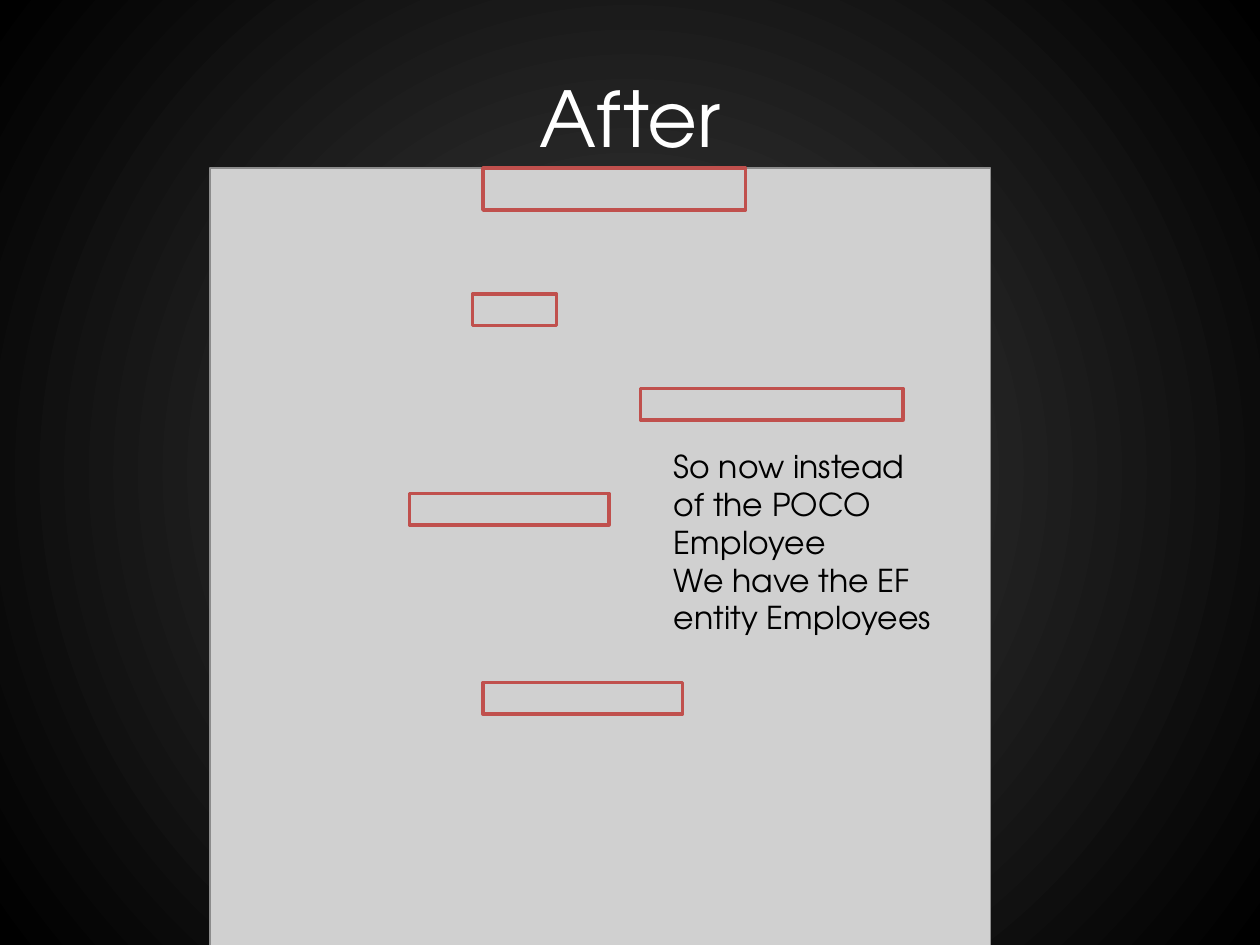
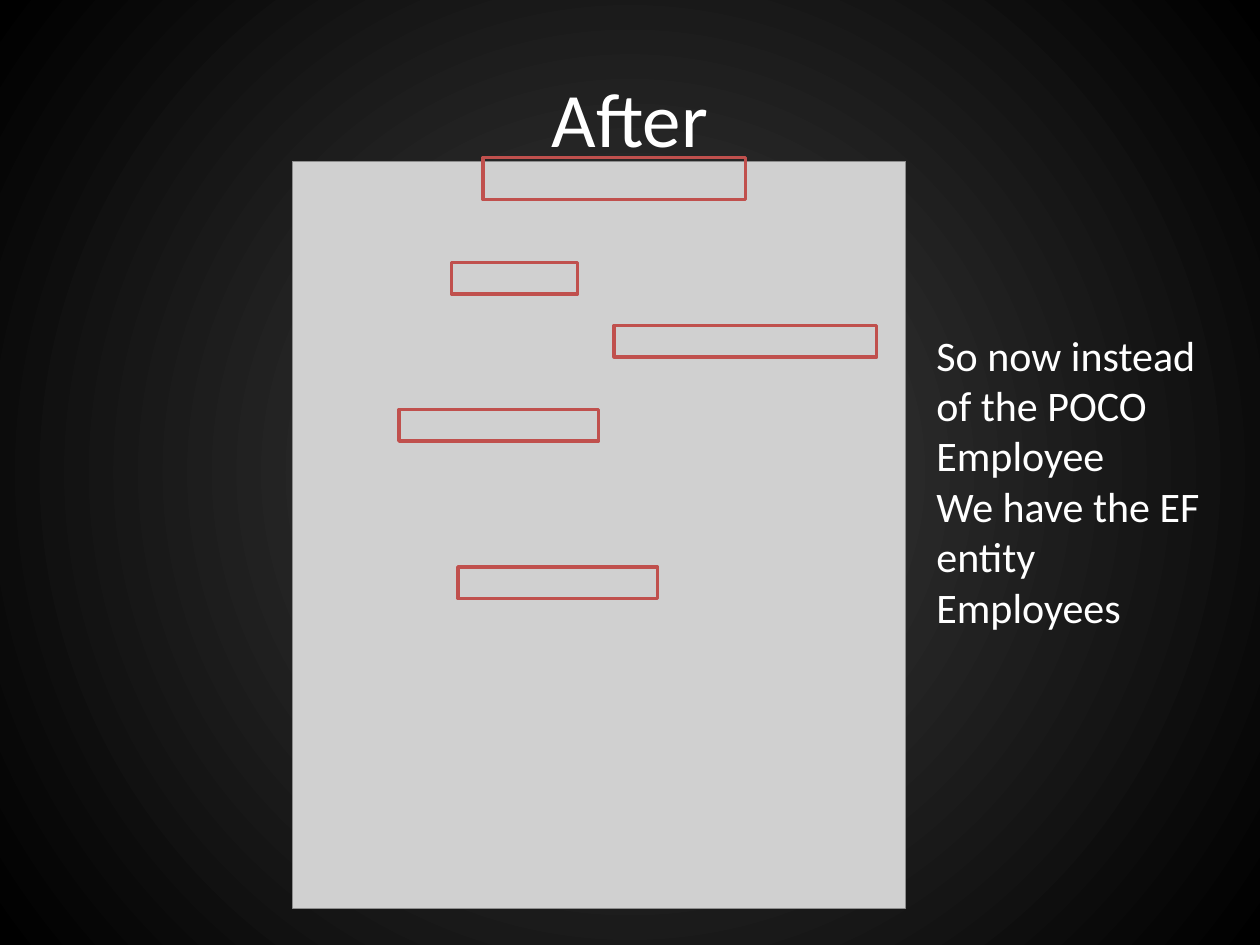
Before and after one commit to RookieOne/Evolve-Your-Code, a slide deck: slide 47 of EvolveYourCode.pptx (slide 41 before the commit). Drawn at 1260x945 pixels with LibreOffice and Linux fonts; fonts in the diff are those of the drawing; grey boxes stand for pictures. Boxes give left, top, right and bottom in pixels: in the first picture for what was removed or moved away, otherwise in the second. Text is boxed around its words. In the diff, an @@ line names an element or a change of style, - is before the commit and + after.

```diff
--- a/EvolveYourCode.pptx
+++ b/EvolveYourCode.pptx
@@ title "After" at box(552, 94, 708, 165): font TeX Gyre Adventor to Calibri @@
@@ picture: place and size @@
-picture at box(210, 168, 992, 945)
+picture at box(292, 161, 905, 908)
@@ rectangle: place and size @@
-rectangle at box(483, 168, 745, 209)
+rectangle at box(483, 158, 745, 199)
@@ rectangle: place and size @@
-rectangle at box(472, 294, 557, 325)
+rectangle at box(451, 262, 577, 294)
@@ rectangle: place and size @@
-rectangle at box(640, 388, 902, 420)
+rectangle at box(615, 325, 877, 357)
@@ text "So now instead of the ...": place and size @@
-text "So now instead of the ..." at box(674, 454, 931, 635)
+text "So now instead of the ..." at box(936, 342, 1200, 630)
@@ text "So now instead of the ..." at box(936, 342, 1200, 630): size 18 to 24 pt, font TeX Gyre Adventor to Calibri, text colour #000000 to #FFFFFF @@
@@ rectangle: place and size @@
-rectangle at box(410, 494, 609, 525)
+rectangle at box(399, 410, 598, 441)
@@ rectangle: place and size @@
-rectangle at box(483, 683, 682, 714)
+rectangle at box(459, 567, 658, 598)
```
Also in this commit, not shown: 76 other slides changed, 6 slides added, 55 other files.
